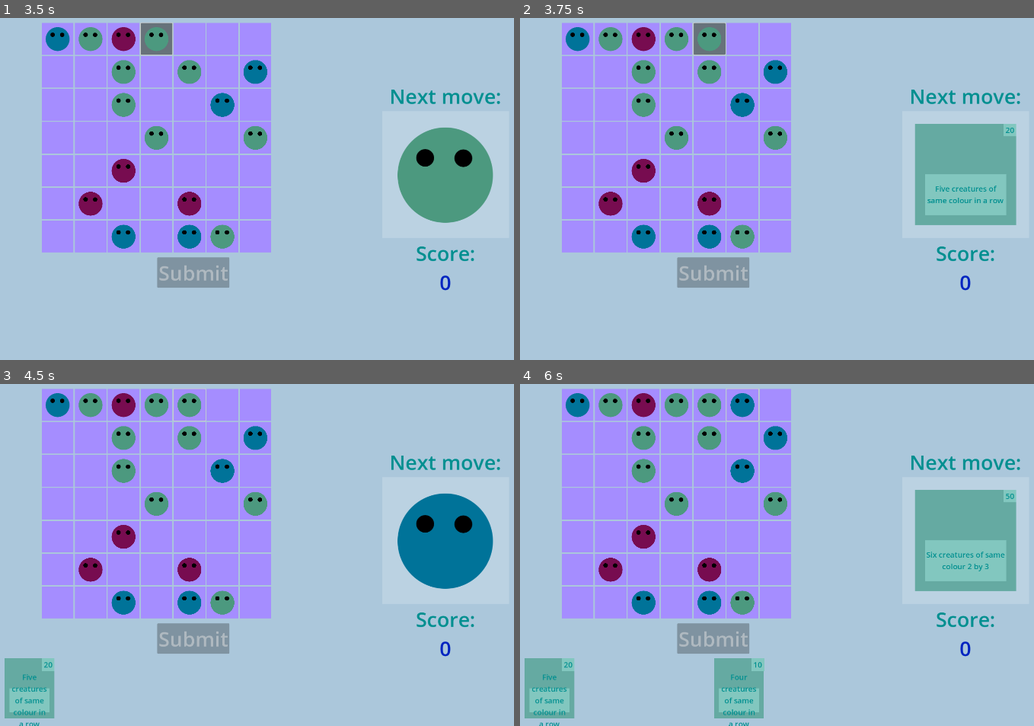
Above: before the commit, frames 1-4 (two rows, left to right).
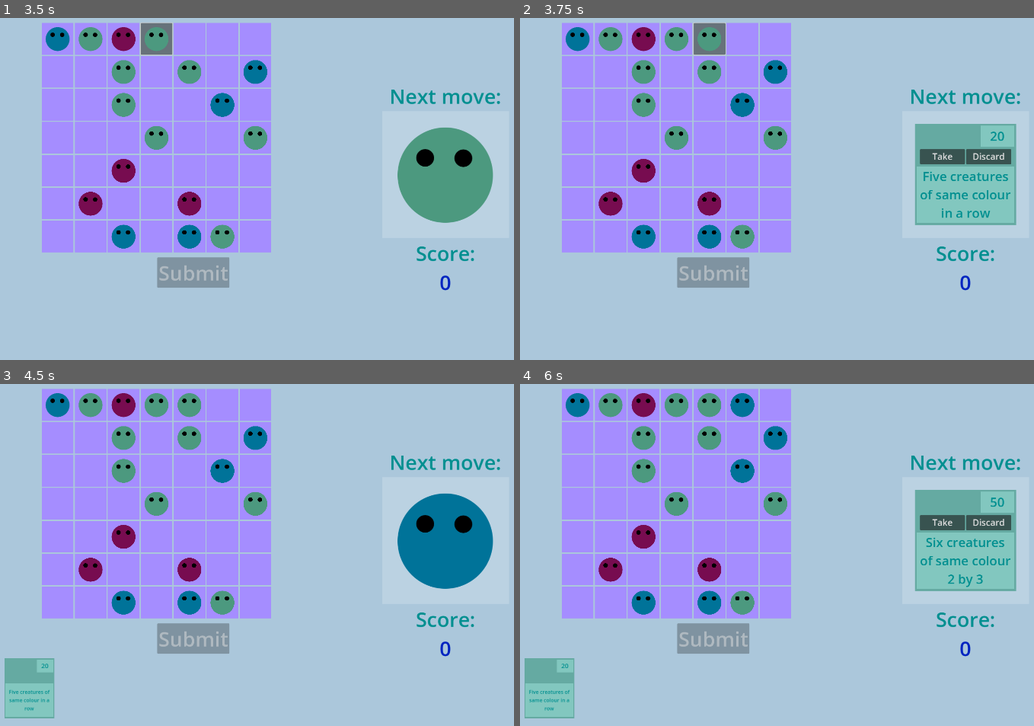
Above: after the commit, the same moments.

Repository: KaterynaKateryna/LudumDare56
Game: Godot game, scene res://scenes/game_screen.tscn
Same seed, same stepped clock (60 frames per second), same inputs: the game is played once before the commit and once after it.
Inputs (mouse positions are in pixels of both pictures, inside the frame that each line leads up to):
- Up to frame 1 (3.5 s): click (56, 38) at 0.5 s; click (92, 38) at 1.27 s; click (123, 38) at 2.02 s; click (154, 38) at 2.77 s
- Up to frame 2 (3.75 s): click (710, 38) at 3.52 s
- Up to frame 3 (4.5 s): click (421, 524) at 4.25 s, where only the run after the commit has a clickable "Take"
- Up to frame 4 (6 s): click (741, 404) at 5.02 s; click (987, 524) at 5.75 s, where only the run after the commit has a clickable "Discard"

Frame 1 is identical in both runs. In frame 2, 2.9% of the frame differs, in the area x 77-97%, y 30-60%; in frame 3, 0.7%; in frame 4, 5.3%, in the area x 1-97%, y 1-100%.

Commit message:
implement hand limit and discarding incoming cards

Diff:
--- /dev/null
+++ b/src/autoloads/font_helper.gd
@@ -0,0 +1,56 @@
+class_name FontHelper extends Node
+
+static func adjustLabelFont(label: Label, containerSize: Vector2):
+	if label == null:
+		return
+
+	var font = label.get_theme_font("")
+	var fontSize = label.get_theme_font_size("")
+
+	var textToCheck = label.text
+
+	var minFont = 12 # min font size allowed is 12, just because
+	var margin = 8 # a little margin so that words don't look mashed together
+
+	var breakFlags = convertAutowrapModeToBreakFlags(label.autowrap_mode)
+
+	var txtSize = font.get_multiline_string_size(textToCheck, label.horizontal_alignment, containerSize.x, fontSize, -1, breakFlags, label.justification_flags)
+	while ((txtSize.x > containerSize.x - margin) or (txtSize.y > containerSize.y - margin)) and fontSize >= minFont:
+		fontSize -= 4
+		txtSize = font.get_multiline_string_size(textToCheck, label.horizontal_alignment, containerSize.x, fontSize, -1, breakFlags, label.justification_flags)
+	label.set("theme_override_font_sizes/font_size", fontSize)
+
+static func adjustButtonFont(button: Button, containerSize: Vector2):
+	if button == null:
+		return
+
+	var font = button.get_theme_font("")
+	var fontSize = button.get_theme_font_size("")
+
+	var textToCheck = button.text
+
+	var minFont = 12 # min font size allowed is 12, just because
+	var margin = 8 # a little margin so that words don't look mashed together
+
+	var txtSize = font.get_string_size(textToCheck, button.alignment, containerSize.x, fontSize)
+	while ((txtSize.x > containerSize.x - margin) or (txtSize.y > containerSize.y - margin)) and fontSize >= minFont:
+		fontSize -= 4
+		txtSize = font.get_string_size(textToCheck, button.alignment, containerSize.x, fontSize)
+	button.set("theme_override_font_sizes/font_size", fontSize)
+
+static func convertAutowrapModeToBreakFlags(autowrap_mode):
+	# AutowrapMode to LineBreakFlag mapping is taken from Label implementation:
+	# https://github.com/godotengine/godot/blob/c8c483cf57a768110fce57e509f9b855e69d34b7/scene/gui/label.cpp#L147
+
+	var break_flags = TextServer.BREAK_MANDATORY
+
+	if autowrap_mode == TextServer.AUTOWRAP_WORD_SMART:
+		break_flags = TextServer.BREAK_WORD_BOUND ^ TextServer.BREAK_ADAPTIVE ^ TextServer.BREAK_MANDATORY
+	if autowrap_mode == TextServer.AUTOWRAP_WORD:
+		break_flags = TextServer.BREAK_WORD_BOUND ^ TextServer.BREAK_MANDATORY
+	if autowrap_mode == TextServer.AUTOWRAP_ARBITRARY:
+		break_flags = TextServer.BREAK_GRAPHEME_BOUND ^ TextServer.BREAK_MANDATORY
+
+	break_flags = break_flags ^ TextServer.BREAK_TRIM_EDGE_SPACES;
+
+	return break_flags
--- a/src/scenes/card.gd
+++ b/src/scenes/card.gd
@@ -1,9 +1,13 @@
 extends Node2D
 
 @onready var card_bgr = get_node("CardBackground")
+@onready var rule_area = get_node("CardBackground/RuleArea")
 @onready var rule_label = get_node("CardBackground/RuleArea/Label")
+@onready var score_area = get_node("CardBackground/ScoreArea")
 @onready var score_label = get_node("CardBackground/ScoreArea/Label")
 @onready var check = get_node("CardBackground/Check")
+@onready var take_button = get_node("CardBackground/Buttons/TakeButton")
+@onready var discard_button = get_node("CardBackground/Buttons/DiscardButton")
 
 @export var score: int
 @export var rule: Enums.CARD_RULE_TYPE
@@ -30,3 +34,19 @@
 func init(score: int, rule: Enums.CARD_RULE_TYPE):
 	self.score = score
 	self.rule = rule
+
+func _on_take_button_item_rect_changed() -> void:
+	if take_button != null:
+		FontHelper.adjustButtonFont(take_button, take_button.size)
+
+func _on_discard_button_item_rect_changed() -> void:
+	if discard_button != null:
+		FontHelper.adjustButtonFont(discard_button, discard_button.size)
+
+func _on_score_area_item_rect_changed() -> void:
+	if score_area != null && score_label != null:
+		FontHelper.adjustLabelFont(score_label, score_area.size)
+
+func _on_rule_area_item_rect_changed() -> void:
+	if rule_area != null && rule_label != null:
+		FontHelper.adjustLabelFont(rule_label, rule_area.size)
--- a/src/scenes/card.tscn
+++ b/src/scenes/card.tscn
@@ -21,10 +21,10 @@
 [node name="RuleArea" type="ColorRect" parent="CardBackground"]
 layout_mode = 1
 anchors_preset = -1
-anchor_left = 0.1
-anchor_top = 0.5
-anchor_right = 0.9
-anchor_bottom = 0.9
+anchor_left = 0.02
+anchor_top = 0.42
+anchor_right = 0.98
+anchor_bottom = 0.98
 grow_horizontal = 2
 grow_vertical = 0
 size_flags_horizontal = 3
@@ -49,23 +49,23 @@
 
 [node name="ScoreArea" type="ColorRect" parent="CardBackground"]
 layout_mode = 1
-anchors_preset = 1
-anchor_left = 1.0
-anchor_right = 1.0
-offset_left = -40.0
-offset_bottom = 40.0
+anchors_preset = -1
+anchor_left = 0.65
+anchor_top = 0.02
+anchor_right = 0.98
+anchor_bottom = 0.23
 grow_horizontal = 0
 mouse_filter = 1
 color = Color(0.509804, 0.780392, 0.74902, 1)
 
 [node name="Label" type="Label" parent="CardBackground/ScoreArea"]
 layout_mode = 1
-anchors_preset = 1
-anchor_left = 1.0
+anchors_preset = -1
 anchor_right = 1.0
-offset_left = -40.0
-offset_bottom = 40.0
-grow_horizontal = 0
+anchor_bottom = 1.0
+offset_bottom = -0.5
+grow_horizontal = 2
+grow_vertical = 2
 theme_override_font_sizes/font_size = 24
 horizontal_alignment = 1
 vertical_alignment = 1
@@ -74,3 +74,30 @@
 visible = false
 scale = Vector2(0.2, 0.2)
 texture = ExtResource("2_be2xr")
+
+[node name="Buttons" type="HBoxContainer" parent="CardBackground"]
+layout_mode = 1
+anchors_preset = -1
+anchor_left = 0.05
+anchor_top = 0.25
+anchor_right = 0.95
+anchor_bottom = 0.4
+grow_horizontal = 2
+grow_vertical = 2
+
+[node name="TakeButton" type="Button" parent="CardBackground/Buttons"]
+layout_mode = 2
+size_flags_horizontal = 3
+theme_override_font_sizes/font_size = 10
+text = "Take"
+
+[node name="DiscardButton" type="Button" parent="CardBackground/Buttons"]
+layout_mode = 2
+size_flags_horizontal = 3
+theme_override_font_sizes/font_size = 10
+text = "Discard"
+
+[connection signal="item_rect_changed" from="CardBackground/RuleArea" to="." method="_on_rule_area_item_rect_changed"]
+[connection signal="item_rect_changed" from="CardBackground/ScoreArea" to="." method="_on_score_area_item_rect_changed"]
+[connection signal="item_rect_changed" from="CardBackground/Buttons/TakeButton" to="." method="_on_take_button_item_rect_changed"]
+[connection signal="item_rect_changed" from="CardBackground/Buttons/DiscardButton" to="." method="_on_discard_button_item_rect_changed"]
--- a/src/scenes/game_screen.gd
+++ b/src/scenes/game_screen.gd
@@ -20,6 +20,7 @@
 var selected_creatures = []
 var cells = []
 var score
+var hand_limit = 5
 
 # Called when the node enters the scene tree for the first time.
 func _ready() -> void:
@@ -119,7 +120,17 @@
 func _get_random_next_move():
 	var rand = rng.randi_range(0, 4)
 
-	if rand < 4:
+	var creature_count = _get_count_of_creatures_on_board()
+	var hand_size = _get_current_hand_size()
+
+	# give more cards when board fills up and there are no cards in hand
+	var magic_number = 4
+	if creature_count > 30 && hand_size == 0:
+		magic_number = 3
+	if creature_count > 40 && hand_size == 0:
+		magic_number = 2
+
+	if rand < magic_number:
 		print("creature")
 		var result = move.new(Enums.MOVE_TYPE.CREATURE)
 		result.creature = _get_random_creature()
@@ -142,10 +153,16 @@
 		next_move.creature.position = placeholder_center
 		next_move_placeholder.add_child(next_move.creature)
 	elif next_move.move_type == Enums.MOVE_TYPE.CARD:
+		var current_hand_size = cards_container.get_child_count()
 		next_move.card.size = next_move_placeholder.size * 0.8
 		next_move.card.position = next_move_placeholder.size * 0.1
 		next_move_placeholder.add_child(next_move.card)
-		next_move.card.card_bgr.connect("gui_input", _on_card_gui_input.bind(next_move.card))
+		if current_hand_size >= hand_limit:
+			next_move.card.take_button.disabled = true
+		else:
+			next_move.card.take_button.connect("button_up", _on_card_take_button_up.bind(next_move.card))
+		next_move.card.discard_button.connect("button_up", _on_card_discard_button_up)
+
 
 func _on_cell_button_up(cell: Button):
 	if selected_card != null:
@@ -193,24 +210,30 @@
 	next_move = _get_random_next_move()
 	_display_next_move()
 
-func _on_card_gui_input(event: InputEvent, card):
-	if event is InputEventMouseButton and !event.pressed: # pressed == false means the mouse button's state is released.
-		var card_in_hand = card_scene.instantiate()
-		card_in_hand.init(card.score, card.rule)
-		card_in_hand.size.y = cards_container.size.y * 0.9
-		card_in_hand.size.x = cards_container.size.y * 0.75
-		card_in_hand.position.y = cards_container.size.y * 0.05
-
-		var control = Control.new()
-		control.size_flags_horizontal = Control.SIZE_EXPAND_FILL
-		control.add_child(card_in_hand)
-
-		cards_container.add_child(control)
-
-		card_in_hand.card_bgr.connect("gui_input", _on_card_in_hand_gui_input.bind(card_in_hand))
-
-		next_move = _get_random_next_move()
-		_display_next_move()
+func _on_card_take_button_up(card):
+	var card_in_hand = card_scene.instantiate()
+	card_in_hand.init(card.score, card.rule)
+	card_in_hand.size.y = cards_container.size.y * 0.9
+	card_in_hand.size.x = cards_container.size.y * 0.75
+	card_in_hand.position.y = cards_container.size.y * 0.05
+
+	var control = Control.new()
+	control.size_flags_horizontal = Control.SIZE_EXPAND_FILL
+	control.add_child(card_in_hand)
+
+	cards_container.add_child(control)
+
+	card_in_hand.take_button.visible = false
+	card_in_hand.discard_button.visible = false
+
+	card_in_hand.card_bgr.connect("gui_input", _on_card_in_hand_gui_input.bind(card_in_hand))
+
+	next_move = _get_random_next_move()
+	_display_next_move()
+
+func _on_card_discard_button_up():
+	next_move = _get_random_next_move()
+	_display_next_move()
 
 func _on_card_in_hand_gui_input(event: InputEvent, card):
 	if event is InputEventMouseButton and !event.pressed: # pressed == false means the mouse button's state is released.
@@ -316,5 +339,15 @@
 	to_remove.queue_free()
 	selected_card = null
 
+	if next_move.move_type == Enums.MOVE_TYPE.CARD:
+		next_move.card.take_button.disabled = false
+		next_move.card.take_button.connect("button_up", _on_card_take_button_up.bind(next_move.card))
+
 func _is_board_full():
 	return cells.all(func(x): return x.get_child_count() > 0)
+
+func _get_count_of_creatures_on_board():
+	return cells.filter(func(x): return x.get_child_count() > 0).size()
+
+func _get_current_hand_size():
+	return cards_container.get_child_count()
